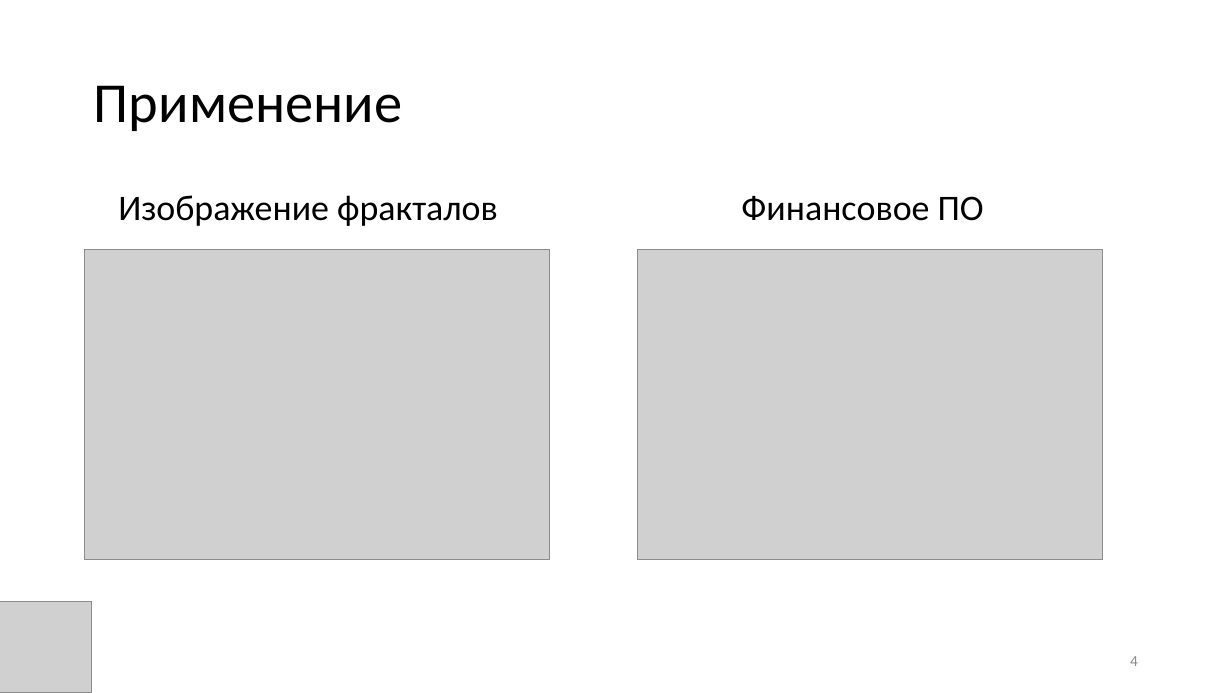
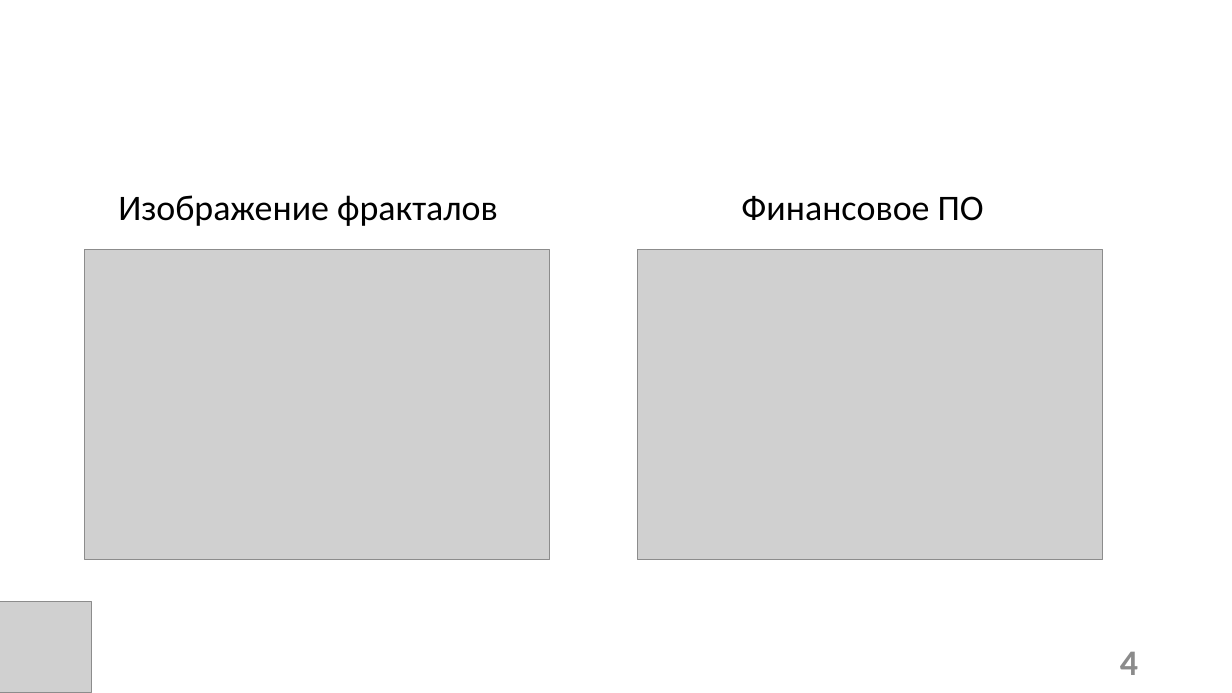
Before and after one commit to candyliving/fefu_long_arithmetic, a slide deck: slide 4 of Эффективная длинная арифметика.pptx. Drawn at 1232x693 pixels with LibreOffice and Linux fonts; fonts in the diff are those of the drawing; grey boxes stand for pictures. Boxes give left, top, right and bottom in pixels: in the first picture for what was removed or moved away, otherwise in the second. Text is boxed around its words. In the diff, an @@ line names an element or a change of style, - is before the commit and + after.

```diff
--- a/Эффективная длинная арифметика.pptx
+++ b/Эффективная длинная арифметика.pptx
@@ title removed at [94, 85, 402, 131] @@
-Применение
@@ page number at [1120, 652, 1138, 675]: size 12 to 28 pt, bold on @@
```
Also in this commit, not shown: 10 other slides changed, 8 slides added, 1 other file.
